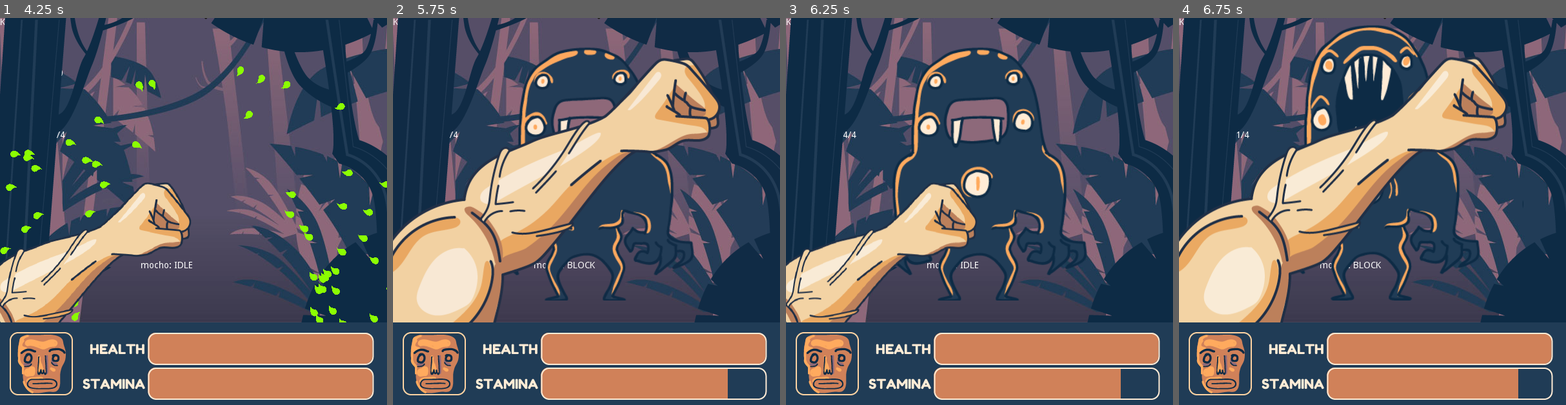
Above: before the commit, frames 1-4 (left to right).
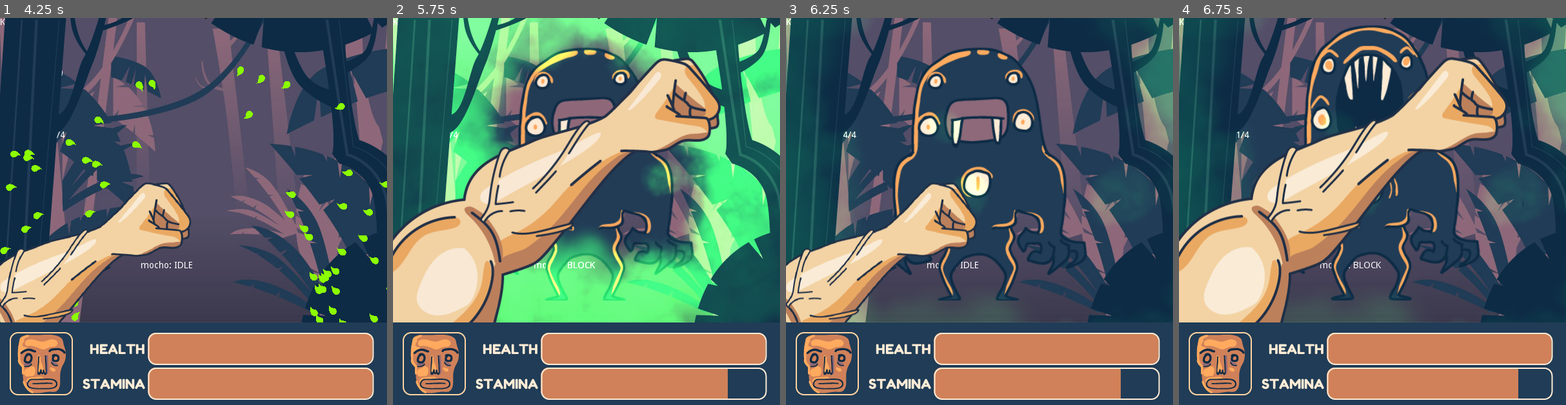
Above: after the commit, the same moments.

Repository: blackmambastudio/mocho
Game: Godot game, scene res://Game.tscn
The game is run twice, just before and just after one commit, with the same random seed, the same clock (stepped at 60 frames per second) and the same inputs.
Inputs (mouse positions are in pixels of both pictures, inside the frame that each line leads up to):
- Up to frame 1 (4.25 s): move the mouse to (278, 192) at 0.52 s; hold Right (ui_right) 0.53-1.28 s; tap D (block) at 0.6, 1.55, 2.1, 3.05, 3.6 s; click (278, 192) at 0.67 s; tap K (hit) at 0.8, 1.35, 2.3, 2.85, 3.8 s; tap Enter at 1.25 s; move the mouse to (116, 230) at 1.27 s; move the mouse to (232, 126) at 2.02 s; hold Right (ui_right) 2.03-3.53 s; move the mouse to (174, 288) at 2.77 s; click (174, 288) at 2.92 s; move the mouse to (309, 269) at 3.52 s
- Up to frame 2 (5.75 s): move the mouse to (470, 153) at 4.27 s; tap K (hit) at 4.35, 5.3 s; tap D (block) at 4.55, 5.1 s; move the mouse to (605, 211) at 5.02 s; click (605, 211) at 5.17 s
- Up to frame 3 (6.25 s): move the mouse to (921, 114) at 5.77 s; hold Right (ui_right) from 5.78 s (still down); tap K (hit) at 5.85 s; tap D (block) at 6.05 s
- Up to frame 4 (6.75 s): keep holding Right (ui_right); move the mouse to (1457, 192) at 6.52 s; tap D (block) at 6.6 s

Frame 1 is identical in both runs. In frame 2, 46% of the frame differs, in the area x 0-100%, y 0-79%; in frame 3, 8.1%; in frame 4, 6.7%.

Commit message:
Added frame for Marta's attack and added VFX for Marta's spit

Diff:
--- a/MonsterMarta.gd
+++ b/MonsterMarta.gd
@@ -18,3 +18,9 @@
 		[1,1,1,1,1,1,1,1,1,1,1,1,1,1,1,1]
 	]
 	beats_lenght = len(status_pattern)
+
+func set_status(status):
+	match status:
+		STATUS.HIT:
+			$AnimationPlayer.play("Spit")
+	.set_status(status)
--- a/MonsterMarta.tscn
+++ b/MonsterMarta.tscn
@@ -1,10 +1,90 @@
-[gd_scene load_steps=4 format=2]
+[gd_scene load_steps=7 format=2]
 
 [ext_resource path="res://Monster.tscn" type="PackedScene" id=1]
 [ext_resource path="res://MonsterMarta.gd" type="Script" id=2]
 [ext_resource path="res://Assets/alien-02.png" type="Texture" id=3]
+[ext_resource path="res://Assets/smoke_10.png" type="Texture" id=4]
 
-[node name="MonsterMarta" instance=ExtResource( 1 )]
+[sub_resource type="Animation" id=2]
+resource_name = "Spit"
+length = 0.6
+tracks/0/type = "value"
+tracks/0/path = NodePath("Smoke:position")
+tracks/0/interp = 1
+tracks/0/loop_wrap = true
+tracks/0/imported = false
+tracks/0/enabled = true
+tracks/0/keys = {
+"times": PoolRealArray( 0 ),
+"transitions": PoolRealArray( 1 ),
+"update": 0,
+"values": [ Vector2( 289, 212 ) ]
+}
+tracks/1/type = "value"
+tracks/1/path = NodePath("SmokeFX:position")
+tracks/1/interp = 1
+tracks/1/loop_wrap = true
+tracks/1/imported = false
+tracks/1/enabled = true
+tracks/1/keys = {
+"times": PoolRealArray( 0 ),
+"transitions": PoolRealArray( 1 ),
+"update": 0,
+"values": [ Vector2( 289, 212 ) ]
+}
+tracks/2/type = "value"
+tracks/2/path = NodePath("Smoke:scale")
+tracks/2/interp = 1
+tracks/2/loop_wrap = true
+tracks/2/imported = false
+tracks/2/enabled = true
+tracks/2/keys = {
+"times": PoolRealArray( 0, 0.4 ),
+"transitions": PoolRealArray( -2, 1 ),
+"update": 0,
+"values": [ Vector2( 1e-005, 1e-005 ), Vector2( 4, 4 ) ]
+}
+tracks/3/type = "value"
+tracks/3/path = NodePath("SmokeFX:scale")
+tracks/3/interp = 1
+tracks/3/loop_wrap = true
+tracks/3/imported = false
+tracks/3/enabled = true
+tracks/3/keys = {
+"times": PoolRealArray( 0, 0.4 ),
+"transitions": PoolRealArray( -0.5, 1 ),
+"update": 0,
+"values": [ Vector2( 1e-005, 1e-005 ), Vector2( 4, 4 ) ]
+}
+tracks/4/type = "value"
+tracks/4/path = NodePath("Smoke:self_modulate")
+tracks/4/interp = 1
+tracks/4/loop_wrap = true
+tracks/4/imported = false
+tracks/4/enabled = true
+tracks/4/keys = {
+"times": PoolRealArray( 0, 0.3, 0.6 ),
+"transitions": PoolRealArray( 1, 1, 1 ),
+"update": 0,
+"values": [ Color( 1, 1, 1, 1 ), Color( 1, 1, 1, 1 ), Color( 1, 1, 1, 0 ) ]
+}
+tracks/5/type = "value"
+tracks/5/path = NodePath("SmokeFX:self_modulate")
+tracks/5/interp = 1
+tracks/5/loop_wrap = true
+tracks/5/imported = false
+tracks/5/enabled = true
+tracks/5/keys = {
+"times": PoolRealArray( 0, 0.3, 0.6 ),
+"transitions": PoolRealArray( 1, 1, 1 ),
+"update": 0,
+"values": [ Color( 1, 1, 1, 1 ), Color( 1, 1, 1, 1 ), Color( 1, 1, 1, 0 ) ]
+}
+
+[sub_resource type="CanvasItemMaterial" id=1]
+blend_mode = 1
+
+[node name="MonsterMarta" index="0" instance=ExtResource( 1 )]
 script = ExtResource( 2 )
 id = "fighter"
 time_to_block = 0.2
@@ -24,3 +104,22 @@
 [node name="Sprite" parent="." index="2"]
 position = Vector2( 300, 224.54 )
 texture = ExtResource( 3 )
+hframes = 6
+frame = 2
+
+[node name="AnimationPlayer" parent="." index="3"]
+anims/Spit = SubResource( 2 )
+
+[node name="Smoke" type="Sprite" parent="." index="4"]
+modulate = Color( 0.152941, 0.858824, 0.180392, 1 )
+material = SubResource( 1 )
+position = Vector2( 289, 212 )
+scale = Vector2( 1e-005, 1e-005 )
+texture = ExtResource( 4 )
+
+[node name="SmokeFX" type="Light2D" parent="." index="5"]
+position = Vector2( 289, 212 )
+scale = Vector2( 1e-005, 1e-005 )
+texture = ExtResource( 4 )
+color = Color( 0.152941, 0.858824, 0.180392, 1 )
+energy = 1.58
Binary file changed: Assets/alien-02.png
Binary file added: Assets/smoke_10.png
Not shown, added: Assets/smoke_10.png.import
